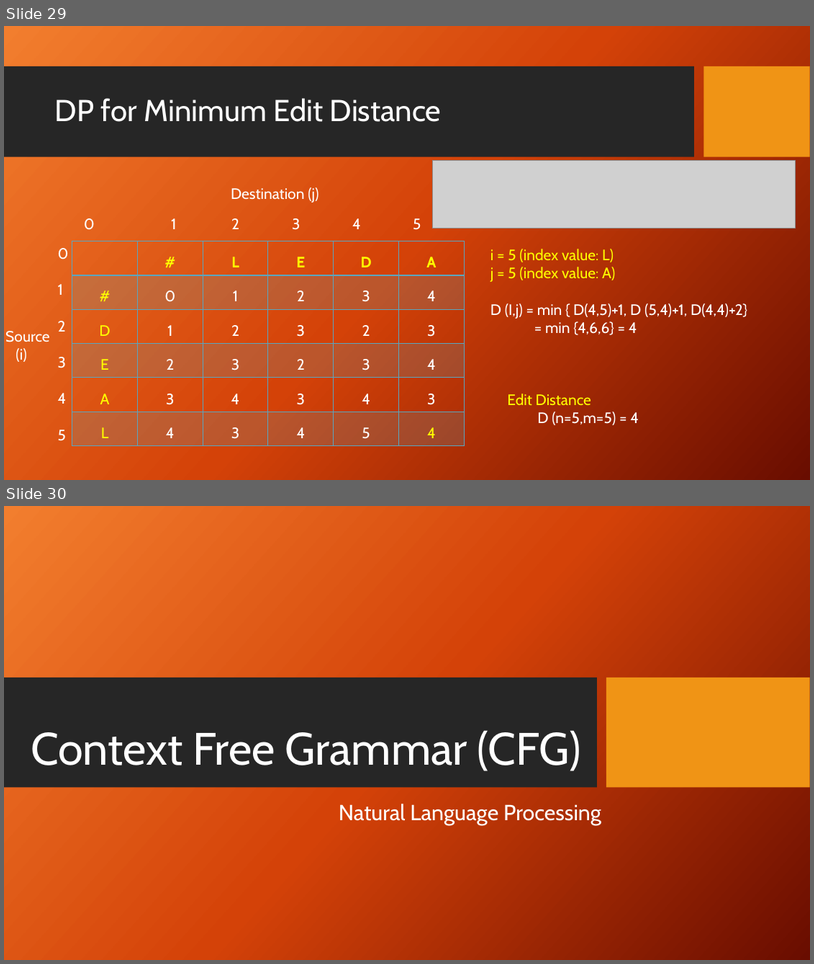
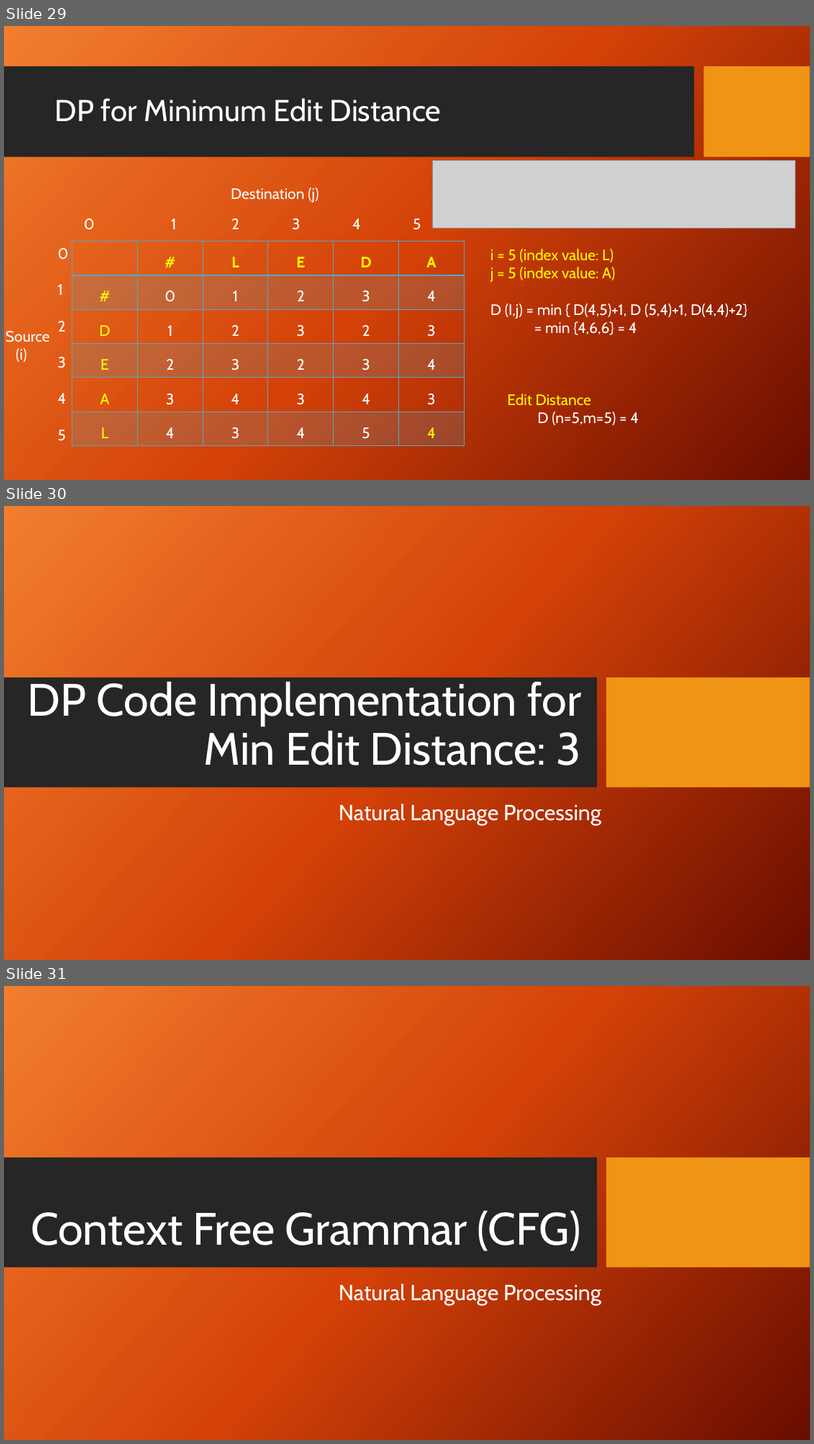
Before and after one commit to FaisalAhmedBijoy/Natural-Language-Processing-with-Python, a slide deck: docs/NLP_bangla_tutorial.pptx. Shown one above the other, each under a label of ours: slides 29 and 30 before the commit, slides 29, 30 and 31 after it. The pictures are 814x964 and 814x1444 pixels, drawn with LibreOffice and Linux fonts; fonts in the diff are those of the drawing; grey boxes stand for pictures; background and template pictures are left out. Boxes give left, top, right and bottom in pixels: in the first picture for what was removed or moved away, otherwise in the second. Text is boxed around its words. In the diff, an @@ line names an element or a change of style, - is before the commit and + after.

```diff
--- a/docs/NLP_bangla_tutorial.pptx
+++ b/docs/NLP_bangla_tutorial.pptx
@@ slide 30 added at box(4, 506, 810, 960), background picture (left out); not listed: 2 template elements that a slide beside it also shows @@
@@ title added at box(28, 681, 581, 765), 54 pt, text #FFFFFF @@
+DP Code Implementation for Min Edit Distance: 3
@@ subtitle added at box(339, 803, 602, 825), 26 pt, text #FFFFFF @@
+Natural Language Processing
@@ what was slide 30 is now slide 31 @@
```
Also in this commit, not shown: 1 other slide added, 2 other files.
